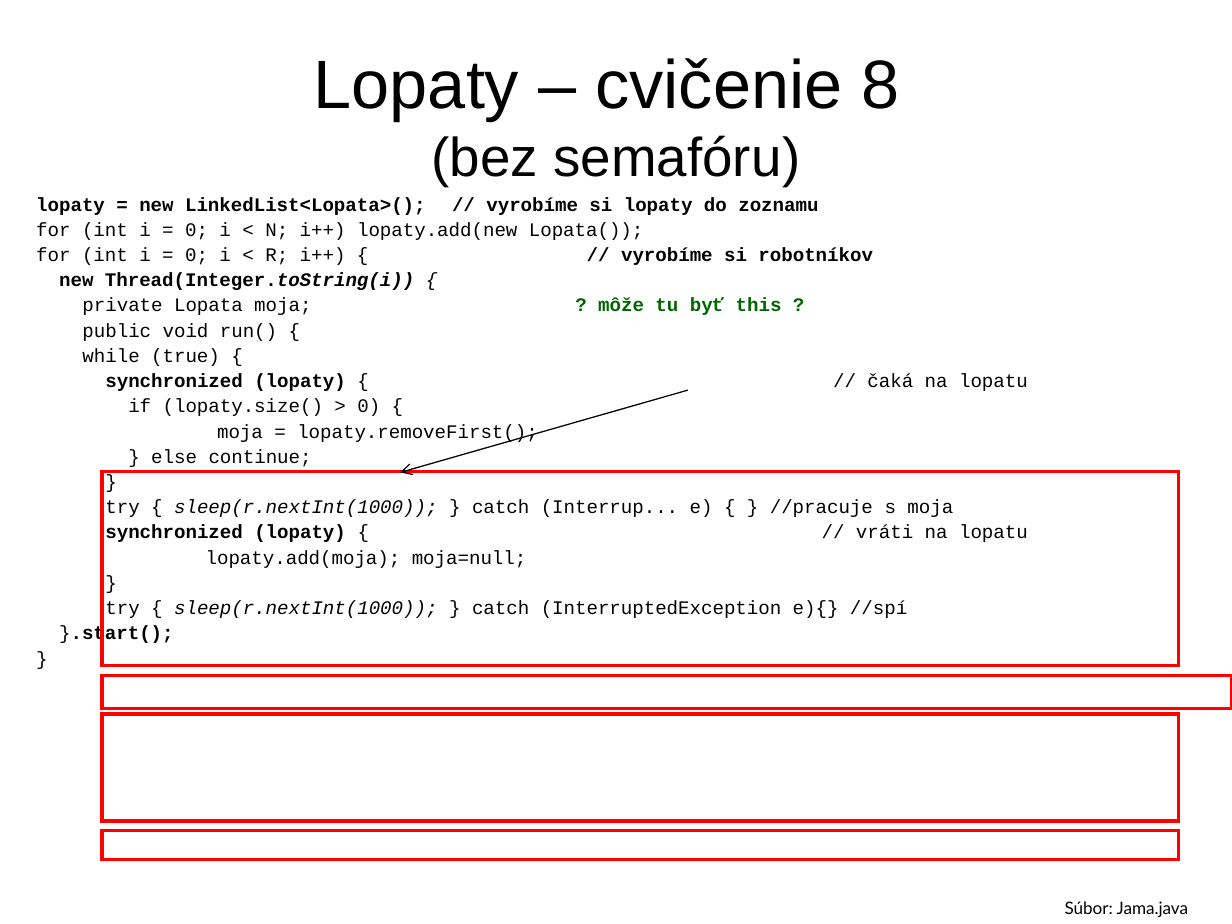
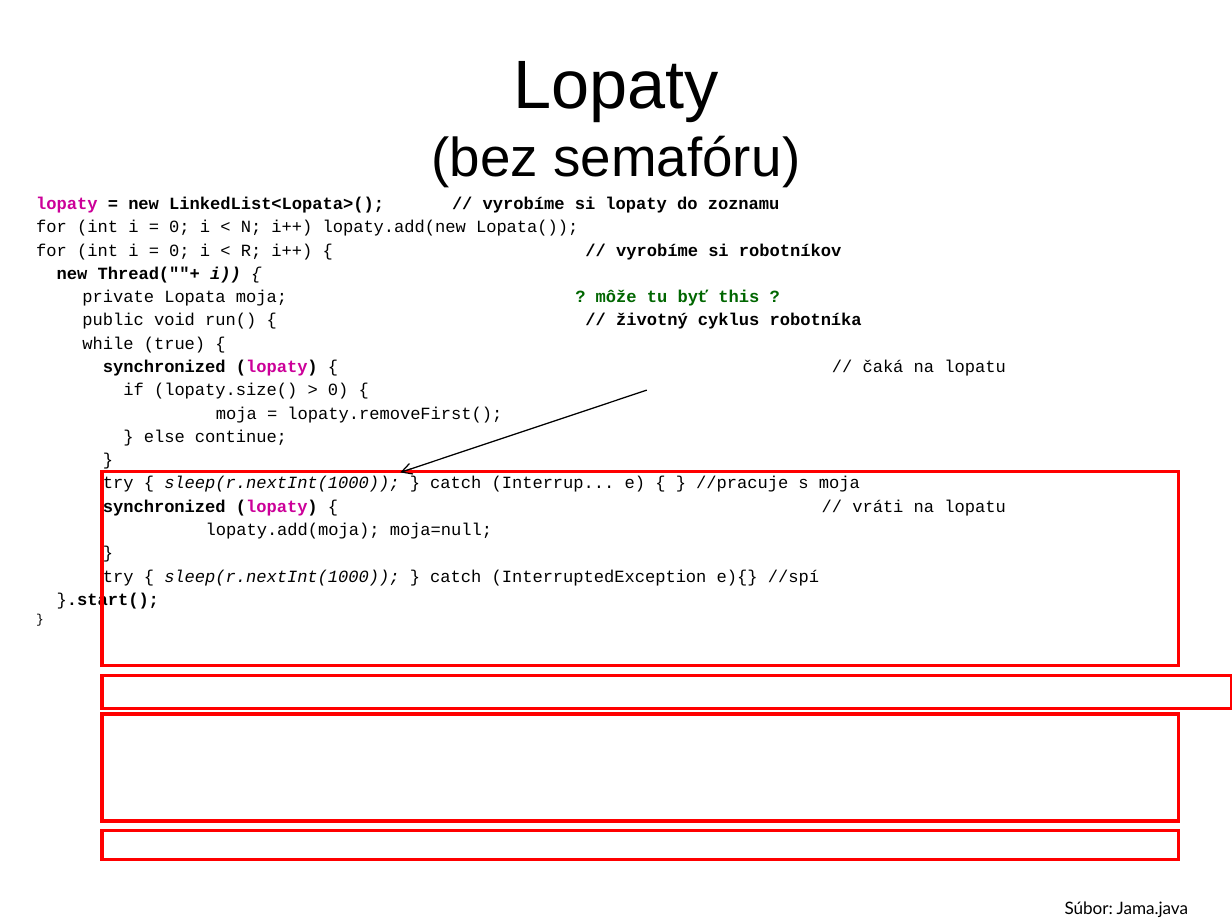
Before and after one commit to Programovanie4/Prednasky, a slide deck: slide 21 of 10/10_java.ppt (slide 20 before the commit). Drawn at 1232x924 pixels with LibreOffice and Linux fonts; fonts in the diff are those of the drawing. Boxes give left, top, right and bottom in pixels: in the first picture for what was removed or moved away, otherwise in the second. Text is boxed around its words. In the diff, an @@ line names an element or a change of style, - is before the commit and + after.

```diff
--- a/10/10_java.ppt
+++ b/10/10_java.ppt
@@ title at box(432, 61, 800, 186): text changed; size 40 to 32 pt @@
-Lopaty – cvičenie 8
-(bez semafóru)
+Lopaty
+(bez semafóru)
@@ text at box(36, 196, 1005, 610): size 11.2 to 10 pt in "lopaty = new LinkedList<Lopata>(); // vyrobíme si ...", "for (int i = 0; i < ...", "for (int i = 0; i < ...", "private Lopata moja; ? môže tu byť ..." and 12 more places; text colour #000000 to #CC0099 in "lopaty", "(lopaty)", "(lopaty)"; size 11.2 to 7.5 pt in "}"; less space between paragraphs @@
@@ text at box(57, 266, 241, 283): text changed; size 11.2 to 10 pt @@
-new Thread(Integer.toString(i)) {
+new Thread(""+ i)) {
@@ text at box(82, 313, 862, 329): text changed; size 11.2 to 10 pt; bold on @@
-public void run() {
+public void run() { // životný cyklus robotníka
@@ arrow moved from (687, 391) - (400, 472) to (647, 391) - (400, 472) @@
```
Also in this commit, not shown: 16 other slides changed, 6 slides added, 6 slides removed, 4 other files.
